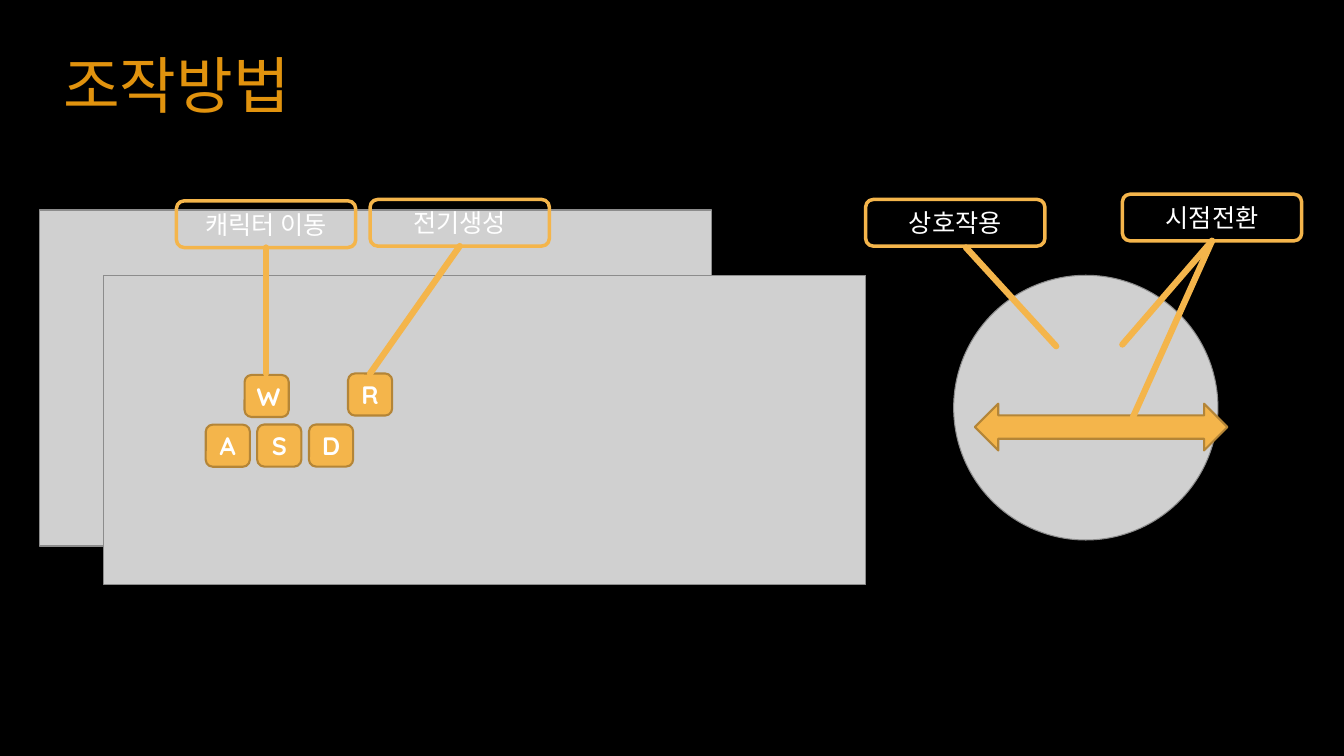
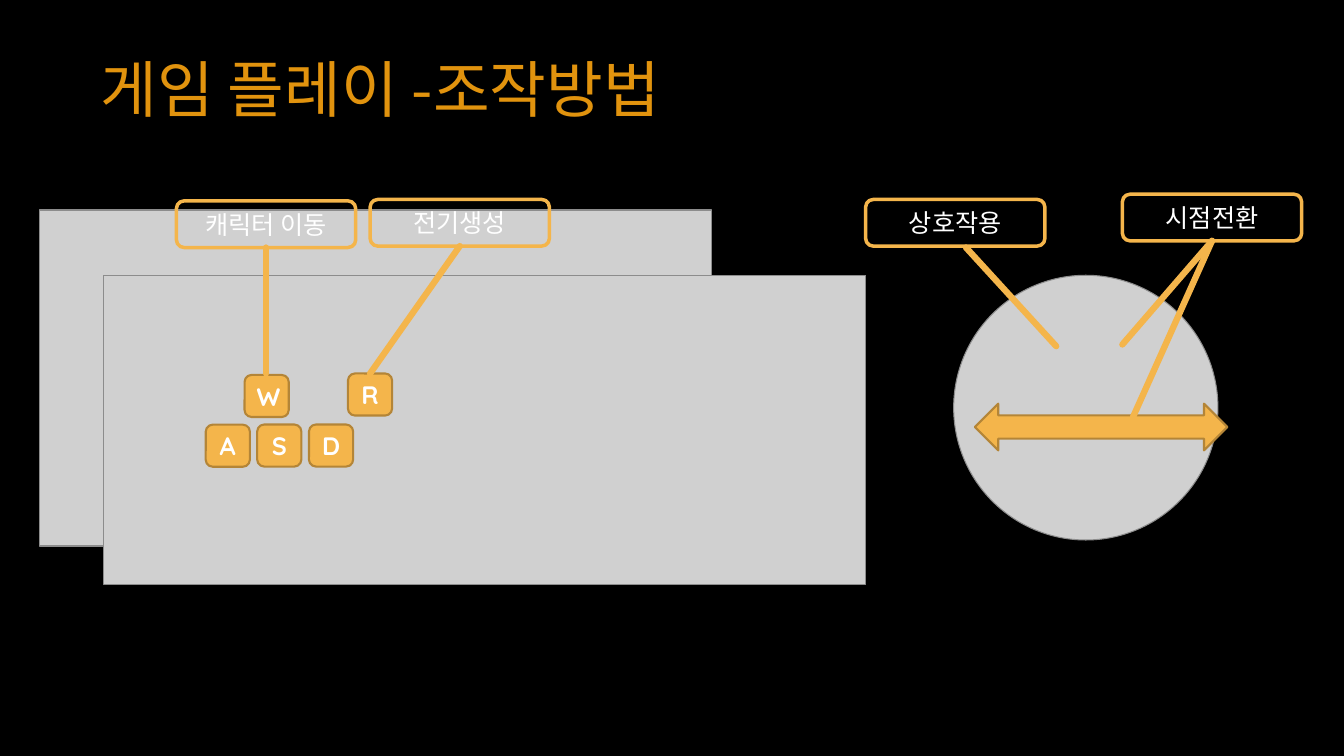
Before and after one commit to YKTeam/Room503, a slide deck: slide 12 of Document/Escape Cube(가제) ppt.pptx (slide 6 before the commit). Drawn at 1344x756 pixels with LibreOffice and Linux fonts; fonts in the diff are those of the drawing; grey boxes stand for pictures. Boxes give left, top, right and bottom in pixels: in the first picture for what was removed or moved away, otherwise in the second. Text is boxed around its words. In the diff, an @@ line names an element or a change of style, - is before the commit and + after.

```diff
--- a/Document/Escape Cube(가제) ppt.pptx
+++ b/Document/Escape Cube(가제) ppt.pptx
@@ text at box(101, 61, 660, 117): text changed; font Quicksand to Noto Sans CJK KR @@
-조작방법
+게임 플레이 -조작방법
```
Also in this commit, not shown: 9 other slides changed, 6 slides added, 3 slides removed.
